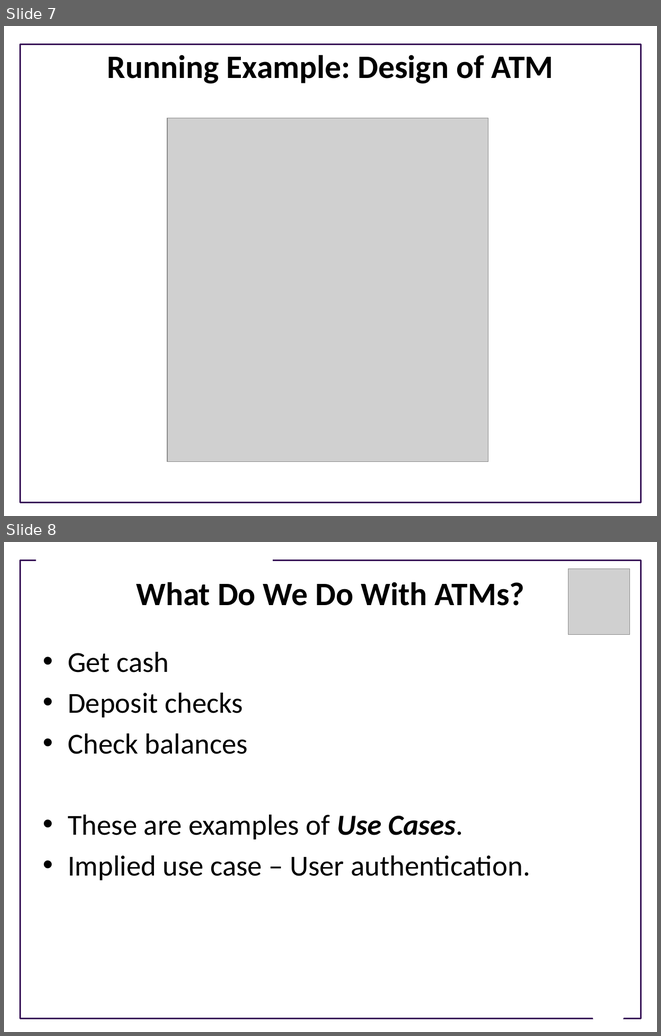
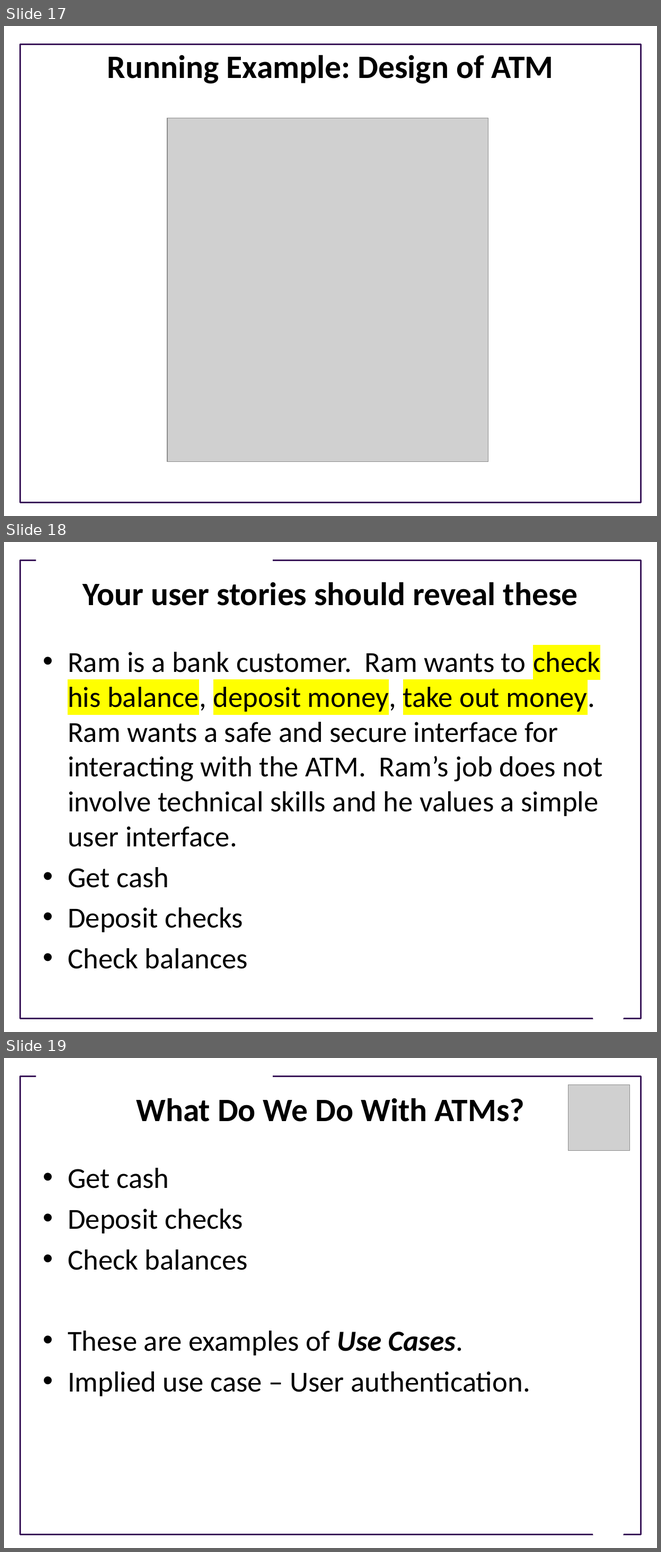
Before and after one commit to UWDIRECT/UWDIRECT.github.io, a slide deck: Wi21_content/SEDS/L10.Software_Design.pptx. Shown one above the other, each under a label of ours: slides 7 and 8 before the commit, slides 17, 18 and 19 after it. The pictures are 661x1036 and 661x1552 pixels, drawn with LibreOffice and Linux fonts; fonts in the diff are those of the drawing; grey boxes stand for pictures; background and template pictures are left out. Boxes give left, top, right and bottom in pixels: in the first picture for what was removed or moved away, otherwise in the second. Text is boxed around its words. In the diff, an @@ line names an element or a change of style, - is before the commit and + after.

Commit message:
added more about user stories

```diff
--- a/Wi21_content/SEDS/L10.Software_Design.pptx
+++ b/Wi21_content/SEDS/L10.Software_Design.pptx
@@ slide 18 added at [4, 542, 657, 1032], background #FFFFFF; not listed: 3 template elements that a slide beside it also shows @@
@@ title added at [82, 582, 578, 606], 36 pt, text #000000, bold @@
+Your user stories should reveal these
@@ text added at [68, 652, 602, 969], 32 pt, text #000000 @@
+• Ram is a bank customer. Ram wants to check his balance, deposit money, take out money. Ram wants a safe and secure interface for interacting with the ATM. Ram’s job does not involve technical skills and he values a simple user interface.
+• Get cash
+• Deposit checks
+• Check balances
@@ what was slide 7 is now slide 17 @@
@@ what was slide 8 is now slide 19 @@
```
Also in this commit, not shown: 6 slides changed, 15 other slides added, 1 slide removed.
